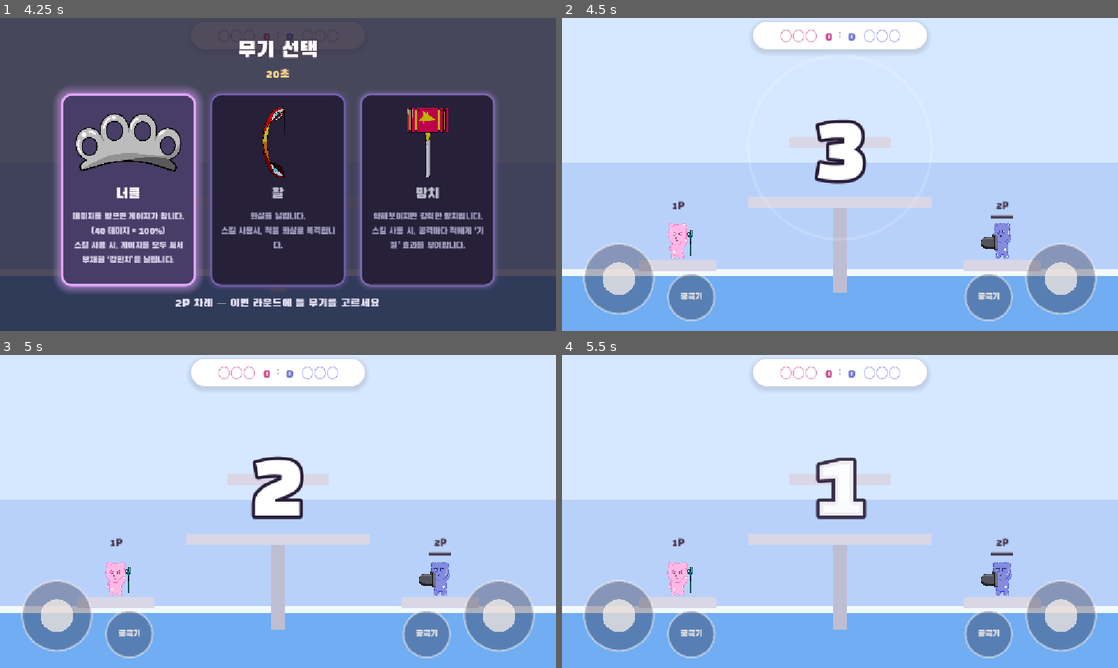
Above: before the commit, frames 1-4 (two rows, left to right).
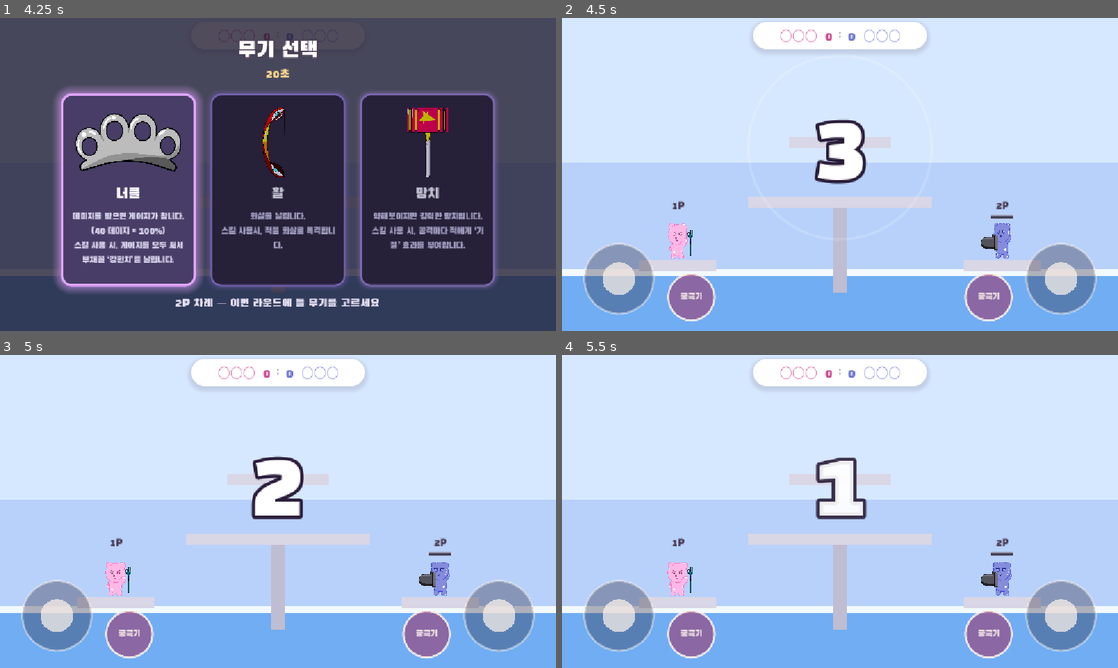
Above: after the commit, the same moments.

Repository: KADSA-OFFICIAL/Group-3
Game: Godot game, scene res://scenes/title.tscn
Two runs of this game, one before a commit and one after it. Both use one fixed random seed, a clock stepped at 60 frames per second and the inputs below.
Inputs (mouse positions are in pixels of both pictures, inside the frame that each line leads up to):
- Up to frame 1 (4.25 s): click "시작" at 0.5 s; click "시작!" at 1.25 s; move the mouse to (400, 158) at 2.02 s; click (400, 158) at 2.17 s; tap Enter at 2.75 s; drag from (166, 190) to (278, 327) at 2.77 s; click "삼지창" at 3.5 s
- Up to frame 2 (4.5 s): click "너클" at 4.25 s
- Up to frame 3 (5 s): no input
- Up to frame 4 (5.5 s): move the mouse to (895, 442) at 5.02 s; click (895, 442) at 5.17 s

Frame 1 is identical in both runs. In frame 2, 2.0% of the frame differs, in the area x 18-82%, y 81-97%; in frame 3, 2.0%; in frame 4, 2.0%.

Commit message:
feat: 궁극기 버튼에 특수 공격 쿨타임을 보여준다 (#334)
버튼의 원이 **왼쪽에서 오른쪽으로** 차오르고(다 차면 쓸 수 있다) 남은 초를
글자에 적는다. 다 차면 글자가 씬에 적힌 `궁극기` 로 돌아온다.

특수 쿨타임은 무기마다 2.5초에서 10초까지 갈리는데, 손가락이 늘 올라가 있는
버튼은 늘 같은 모습이라 지금 쓸 수 있는지조차 알 수 없었다. 그 정보가 나오는
곳은 젤리가 손에 든 무기 그림의 밝기 하나뿐이고, 그것도 끝났는지 아닌지만
알려 준다 — #267 에서 화면 위 쿨타임 카드를 없앤 뒤로 남은 시간을 읽을 수
있는 곳이 아예 없었다.

- **남은 시간을 아는 곳은 `main.gd` 하나다** (`_special_ready_at`).
  `_sync_special_ready()` 가 젤리(`set_special_ready`)와 버튼
  (`touch_controls.set_cooldown()`)에 결과를 함께 내려보낸다. 조작물이 스스로
  시간을 재게 하지 않는다 — 판정과 화면이 각각 따로 세면 조용히 어긋난다.
  전체 쿨타임도 그때 든 무기에서 가져온다 (무기는 라운드마다 갈린다, #205).
- 남은 초는 **올림**한다 — 0.4초 남았는데 `0` 이 뜨면 눌러도 안 나가는 순간이
  생긴다.
- 차오른 칸은 원을 세로선으로 자른 **볼록한** 조각이라
  `draw_colored_polygon()` 으로 그린다. 매 물리 틱마다 값이 오지만 칸 경계가
  1px 이라도 움직였을 때만 다시 그린다.
- **누르고 있는 동안에도 칸을 그린다** — 쿨타임 중에 눌러 보는 것은 흔한
  일이고, 그때 칸을 숨기면 버튼이 가득 찬 것처럼 보여 쓸 수 있다고 읽힌다.

판정은 아무것도 안 바뀐다. 보여주기만 한다.

Closes #334

Co-Authored-By: Claude Opus 5 <noreply@anthropic.com>

Diff:
--- a/scripts/main.gd
+++ b/scripts/main.gd
@@ -168,6 +168,8 @@
 @onready var point_gain = $UI/HUD/PointGain
 ## countdown.gd도 class_name이 없어 타입을 붙이지 않는다 (위와 같은 방식).
 @onready var countdown = $UI/HUD/Countdown
+## touch_controls.gd도 class_name이 없어 타입을 붙이지 않는다 (위와 같은 방식).
+@onready var touch_controls = $UI/HUD/TouchControls
 ## jelly_preview.gd는 class_name이 없어 타입을 붙이지 않는다 (player_panel.gd와 같은 방식).
 @onready var result_jelly = $UI/HUD/ResultOverlay/Jelly
 @onready var result_label: Label = $UI/HUD/ResultOverlay/ResultLabel
@@ -752,11 +754,21 @@
 	_tick_round()
 
 
-## 쿨타임 상태를 무기 도형 색에 쓰도록 내려준다.
+## 쿨타임 상태를 무기 도형 색과 궁극기 버튼에 쓰도록 내려준다.
+##
+## **남은 시간을 아는 곳은 여기 하나다** — `_special_ready_at` 이 전투 판정의 상태이고,
+## 젤리도 버튼도 그 결과를 받아 그리기만 한다 (#334). 조작물이 스스로 시간을 재면
+## 판정과 화면이 각각 따로 세게 되어 조용히 어긋난다.
 func _sync_special_ready() -> void:
 	var now := _now()
 	for player: Player in players_root.get_children():
-		player.set_special_ready(now >= _special_ready_at.get(player.player_id, 0.0))
+		var ready_at: float = _special_ready_at.get(player.player_id, 0.0)
+		player.set_special_ready(now >= ready_at)
+		# 전체 쿨타임은 지금 든 무기에서 가져온다 — 라운드마다 무기가 갈리므로(#205)
+		# 버튼이 들고 있으면 무기가 바뀐 판에서 엉뚱한 비율로 찬다.
+		var weapon := Weapons.get_weapon(player.weapon_id)
+		var total: float = weapon.get("special_cooldown", 0.0)
+		touch_controls.set_cooldown(player.player_id, ready_at - now, total)
 
 
 ## 기본 공격은 조작 없이 자동으로 들어간다 — 근접은 닿으면, 원거리는 간격마다.
--- a/scripts/skill_button.gd
+++ b/scripts/skill_button.gd
@@ -17,18 +17,87 @@
 const BASE_COLOR := Color(0.16, 0.14, 0.22, 0.34)
 const RIM_COLOR := Color(0.99, 0.95, 0.92, 0.46)
 const PRESSED_COLOR := Color(0.8, 0.29, 0.56, 0.78)
+## 누르고 있을 때와 **다 찼을 때** 쓰는 밝은 테두리 (#334). 칸이 가득 찬 것과
+## 거의 찬 것이 한눈에 갈린다 — 마지막 몇 px 는 눈으로 재기 어렵다.
 const PRESSED_RIM_COLOR := Color(0.99, 0.95, 0.92, 0.86)
+
+## 차오른 만큼을 덮는 색 (#334). 눌렸을 때(0.78)보다 옅어서 "찼다"와 "누르고 있다"가
+## 구분되고, 조작물이 젤리가 서는 자리와 겹치므로(#322) 발이 사라질 만큼 진하지 않다.
+const CHARGE_COLOR := Color(0.8, 0.29, 0.56, 0.44)
+
+## 차오른 칸의 테두리를 그릴 때 쓰는 꼭짓점 수. 원의 일부라 40 이면 매끄럽다.
+const CHARGE_STEPS := 40
+
+## 쿨타임이 없는 상태(다 참)를 나타내는 값.
+const READY := 1.0
 
 @export var player_id: int = 1
 
 var _pressed := false
 
+## 0.0(방금 썼다) ~ 1.0(다 찼다). `main.gd` 가 정한 값을 받아 그리기만 한다 —
+## 여기서는 시간을 재지 않는다. 전투 판정의 주인이 아니기 때문이다.
+var _charge := READY
+## 남은 초(올림). 글자에 적는다. 0 이면 다 찬 것이라 `궁극기` 로 되돌린다.
+var _seconds_left := 0
+
+@onready var _label: Label = $Label
+
+
+## `_label` 의 원래 글자. 다 찼을 때 되돌릴 값이라 씬에 적힌 것을 그대로 쓴다 —
+## 코드에 다시 적으면 씬에서 글자를 고쳤을 때 조용히 어긋난다.
+@onready var _ready_text: String = _label.text
+
+
+## 쿨타임 상태를 받는다 (#334). `main.gd` 의 `_sync_special_ready()` 가 매 물리 틱마다
+## 부르므로 **그린 그림이 달라질 때만** 다시 그린다 — 칸 경계가 1px 도 안 움직였는데
+## 60번 다시 그릴 이유가 없다.
+func set_cooldown(remaining: float, total: float) -> void:
+	var charge := READY if total <= 0.0 else clampf(1.0 - remaining / total, 0.0, READY)
+	var seconds := int(ceilf(maxf(remaining, 0.0)))
+	# 0.4초가 남았는데 `0` 을 띄우면 눌러도 안 나가는 순간이 생긴다 — 그래서 올림이다.
+	# 다 찬 뒤에는 0 이라 글자가 `궁극기` 로 돌아온다.
+	if charge >= READY:
+		seconds = 0
+	if roundi(_charge * RADIUS * 2.0) == roundi(charge * RADIUS * 2.0) and _seconds_left == seconds:
+		return
+	_charge = charge
+	if _seconds_left != seconds:
+		_seconds_left = seconds
+		_label.text = _ready_text if seconds <= 0 else str(seconds)
+	queue_redraw()
+
 
 func _draw() -> void:
 	var center := size * 0.5
 	draw_circle(center, RADIUS, PRESSED_COLOR if _pressed else BASE_COLOR)
+	# **누르고 있는 동안에도 그린다** — 쿨타임이 도는 중에 눌러 보는 것은 흔한 일이고,
+	# 그때 칸을 숨기면 버튼이 가득 찬 것처럼 보여 쓸 수 있다고 읽힌다.
+	if _charge > 0.0:
+		_draw_charge(center)
 	draw_arc(center, RADIUS, 0.0, TAU, 40,
-			PRESSED_RIM_COLOR if _pressed else RIM_COLOR, 3.0, true)
+			PRESSED_RIM_COLOR if _pressed or _charge >= READY else RIM_COLOR, 3.0, true)
+
+
+## 차오른 만큼을 **왼쪽에서 오른쪽으로** 덮는다 (#334).
+##
+## 원을 세로선으로 자른 조각이라 **볼록**하다 — `draw_colored_polygon()` 이 삼각형을
+## 나누는 방식이 볼록한 것을 전제로 해서, 오목한 모양이면 엉뚱한 자리가 메워진다
+## (`select_decor.gd` 의 꽃밭 띠가 그래서 세로 조각으로 그려져 있다).
+##
+## 경계선의 각도는 `acos` 로 얻는다. 채우는 쪽 경계가 `x = center.x + RADIUS * t` 이면
+## 그 세로선이 원과 만나는 곳이 `±acos(t)` 이고, 왼쪽 조각은 그 둘 사이를 **π 를 지나며**
+## 잇는 호다.
+func _draw_charge(center: Vector2) -> void:
+	if _charge >= READY:
+		draw_circle(center, RADIUS, CHARGE_COLOR)
+		return
+	var edge := acos(clampf(_charge * 2.0 - 1.0, -1.0, 1.0))
+	var points := PackedVector2Array()
+	for i in CHARGE_STEPS + 1:
+		var angle := lerpf(edge, TAU - edge, float(i) / float(CHARGE_STEPS))
+		points.append(center + Vector2(cos(angle), sin(angle)) * RADIUS)
+	draw_colored_polygon(points, CHARGE_COLOR)
 
 
 func press(_global_pos: Vector2) -> void:
--- a/scripts/touch_controls.gd
+++ b/scripts/touch_controls.gd
@@ -31,6 +31,10 @@
 	$P1Stick, $P1Skill, $P2Stick, $P2Skill,
 ]
 
+## 플레이어 번호 → 그 사람의 궁극기 버튼 (#334). 쿨타임을 넘겨줄 곳을 바로 찾는다 —
+## `_pads` 를 훑어 `player_id` 를 보는 것보다 씬 구조가 그대로 드러난다.
+@onready var _skills := {1: $P1Skill, 2: $P2Skill}
+
 ## 손가락 번호 → 그 손가락이 잡고 있는 조작물.
 var _fingers := {}
 
@@ -56,6 +60,18 @@
 	visible = not blocked
 	if blocked:
 		_release_everything()
+
+
+## 궁극기 버튼에 쿨타임을 넘긴다 (#334). `main.gd` 의 `_sync_special_ready()` 가 부른다 —
+## 남은 시간을 아는 것은 전투 판정의 주인인 거기이고, 여기는 나눠 주기만 한다
+## (손가락을 나눠 주는 것과 같은 자리라 창구를 하나로 둔다).
+##
+## **접혀 있어도 받아 둔다** — 무기 카드가 떠 있는 동안에도 쿨타임은 흐르므로,
+## 다시 펴질 때 이미 맞는 값을 들고 있어야 한 프레임 동안 옛 칸이 보이지 않는다.
+func set_cooldown(player_id: int, remaining: float, total: float) -> void:
+	var skill: Control = _skills.get(player_id)
+	if skill != null:
+		skill.set_cooldown(remaining, total)
 
 
 func _release_everything() -> void:
Not shown, changed: CLAUDE.md
